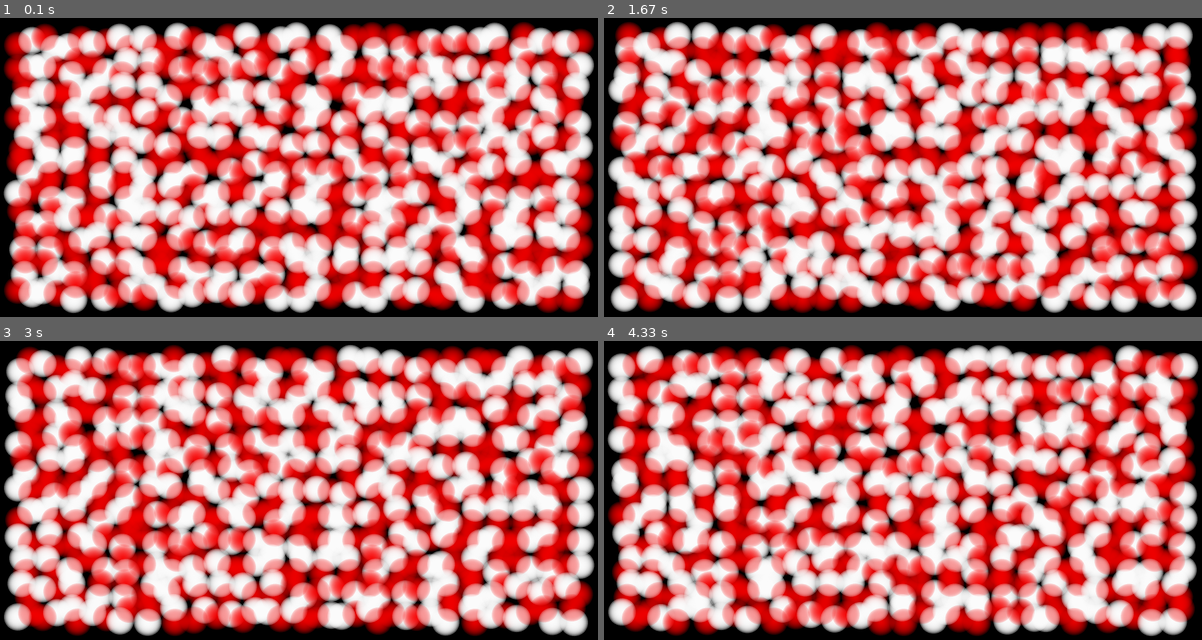
Above: before the commit, frames 1-4 (two rows, left to right).
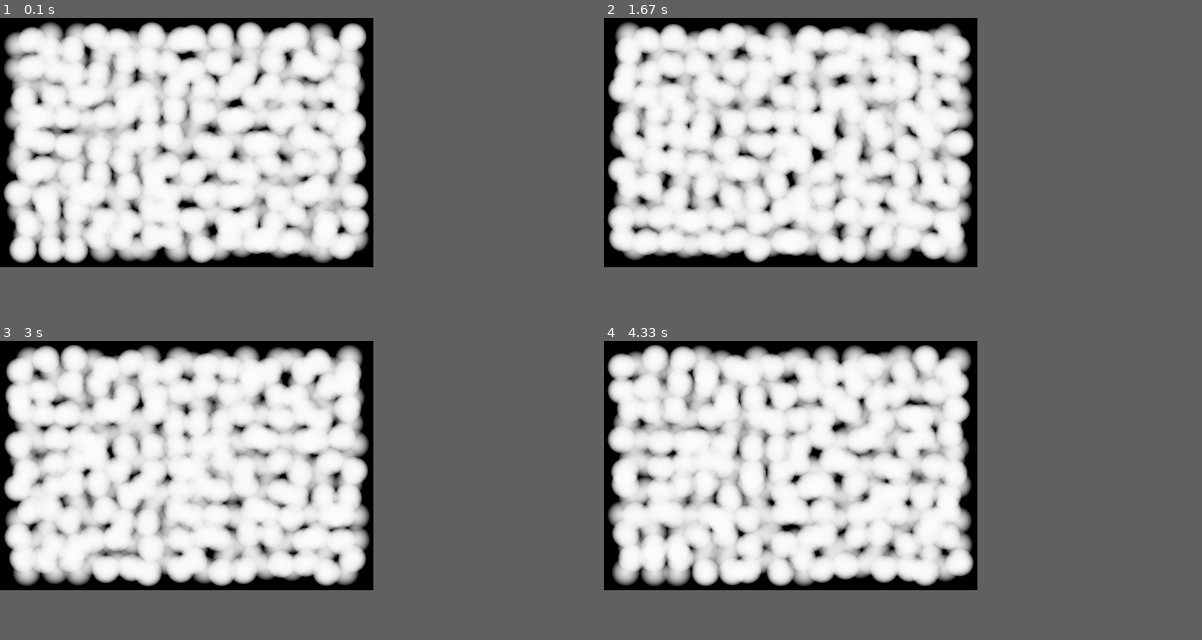
Above: after the commit, the same moments.

Repository: Littleguygabe/code
Game: pygame game, started from python/OOP/noiseGen.py/noise1.py
Two runs of this game, one before a commit and one after it. Both use one fixed random seed, a clock stepped at 60 frames per second and the inputs below.
Inputs:
- Up to frame 1 (0.1 s): no input
- Up to frame 2 (1.67 s): no input
- Up to frame 3 (3 s): no input
- Up to frame 4 (4.33 s): no input
In our replay, the window is 900x450 before the commit and 562x375 after it. These sizes can differ from the game's own. Grey fills any space a smaller window leaves; there, only what the larger window draws over its background counts as a difference.

The runs differ from the first frame. In frame 1, 84% of the frame differs, in the area x 0-100%, y 1-99%; in frame 2, 84%; in frame 3, 84%; in frame 4, 84%.

Commit message:
Updated noise1.py to change the color of the red vector from (255,0,0) to (255,255,255) and adjusted the screen dimensions in the startprogram function from 2400x1200 to 1500x1000 for better display settings.

Diff:
--- a/python/OOP/noiseGen.py/noise1.py
+++ b/python/OOP/noiseGen.py/noise1.py
@@ -5,7 +5,7 @@
 GRAY = (75,75,75)
 WHITE=(255,255,255)
 BLACK = (0,0,0)
-RED = (255,0,0)
+RED = (255,255,255)
 
 class vector():
     def __init__(self,x,y,screen):
@@ -49,12 +49,12 @@
         for i in range(0,self.colorInfluence,5):
             gfxdraw.filled_circle(self.screen,int(self.vectorx),int(self.vectory),i,(255,255,255,self.PcolourIntensity))
 
-            gfxdraw.filled_circle(self.screen,int(self.vectorXoppo),int(self.vectorYoppo),i,(255,0,0,self.NcolourIntesity))
+            gfxdraw.filled_circle(self.screen,int(self.vectorXoppo),int(self.vectorYoppo),i,(255,255,255,self.NcolourIntesity))
 
 
 def startprogram():
-    sw=2400
-    sh=1200
+    sw=1500
+    sh=1000
     screen=pygame.display.set_mode((sw,sh))
     clock = pygame.time.Clock()
     vectorArr = []
